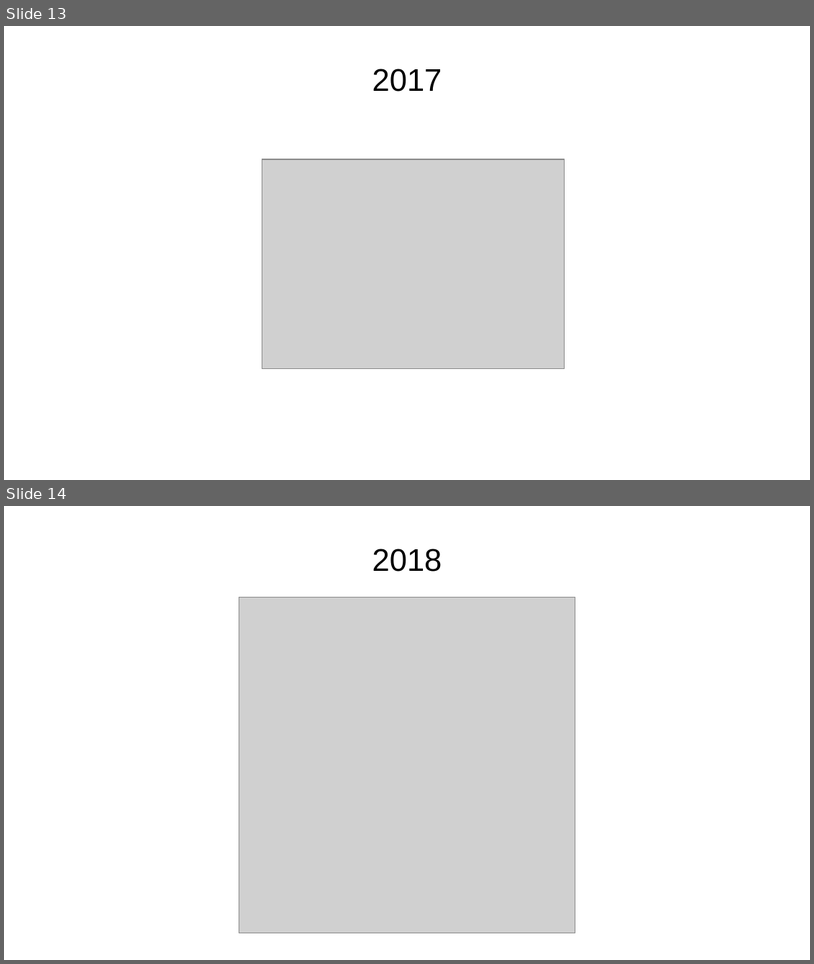
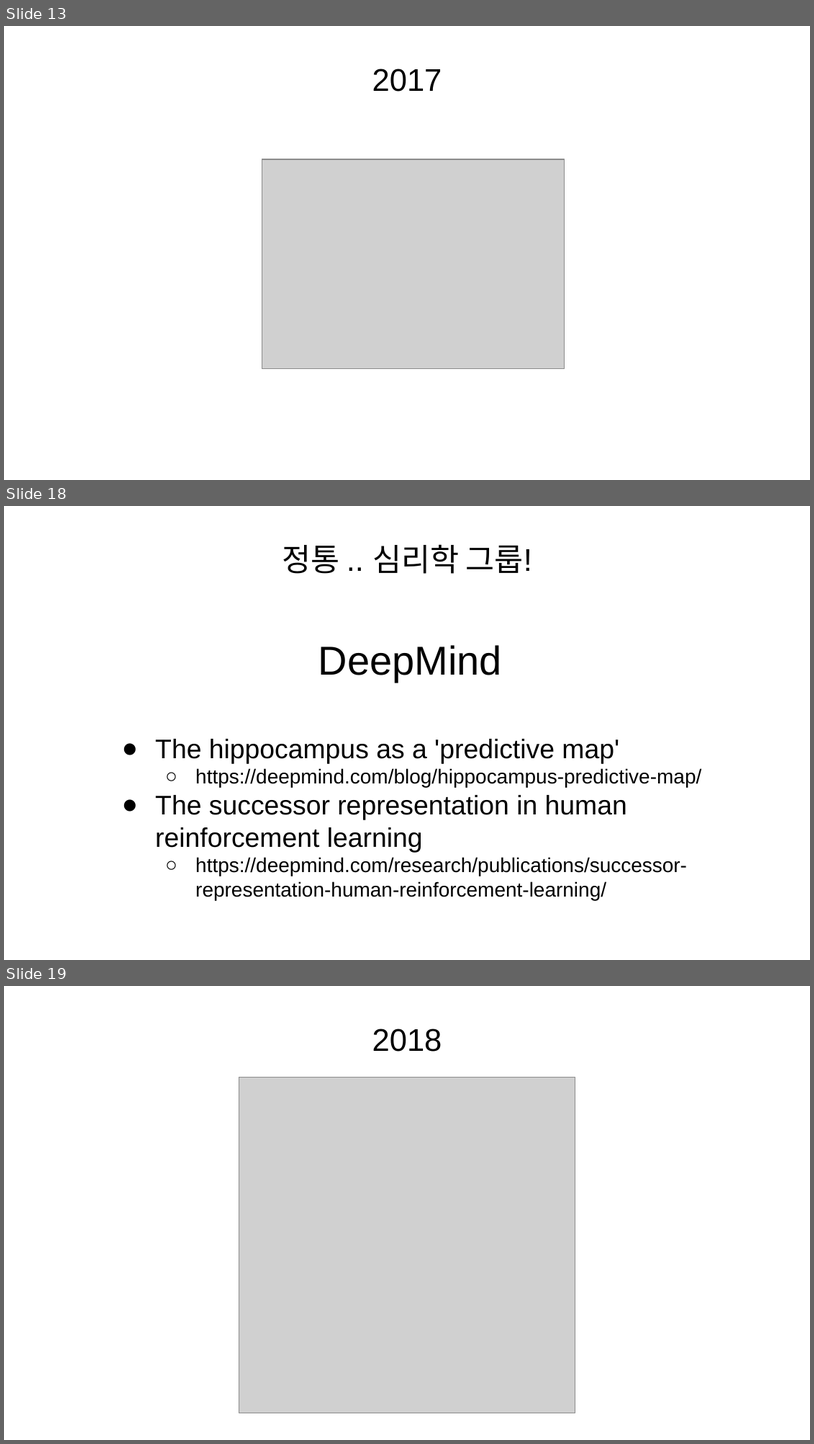
Before and after one commit to KaggleBreak/studybreak, a slide deck: 2017/presentation/study/싸이그래머_소개_스터디뽀개기2017.pptx. Shown one above the other, each under a label of ours: slides 13 and 14 before the commit, slides 13, 18 and 19 after it; the slides between them are not shown. The pictures are 814x964 and 814x1444 pixels, drawn with LibreOffice and Linux fonts; fonts in the diff are those of the drawing; grey boxes stand for pictures. Boxes give left, top, right and bottom in pixels: in the first picture for what was removed or moved away, otherwise in the second. Text is boxed around its words. In the diff, an @@ line names an element or a change of style, - is before the commit and + after.

```diff
--- a/2017/presentation/study/싸이그래머_소개_스터디뽀개기2017.pptx
+++ b/2017/presentation/study/싸이그래머_소개_스터디뽀개기2017.pptx
@@ slide 18 added at (4, 506, 810, 960), background #FFFFFF @@
@@ title added at (282, 544, 532, 574), 28 pt, text #000000 @@
+정통 .. 심리학 그룹!
@@ text added at (155, 645, 702, 900), 18 pt, text #000000 @@
+DeepMind
+● The hippocampus as a 'predictive map'
+  ○ https://deepmind.com/blog/hippocampus-predictive-map/
+● The successor representation in human reinforcement learning
+  ○ https://deepmind.com/research/publications/successor-representation-human-reinforcement-learning/
@@ what was slide 14 is now slide 19 @@
```
Also in this commit, not shown: 4 slides changed, 15 other slides added, 7 other files.
